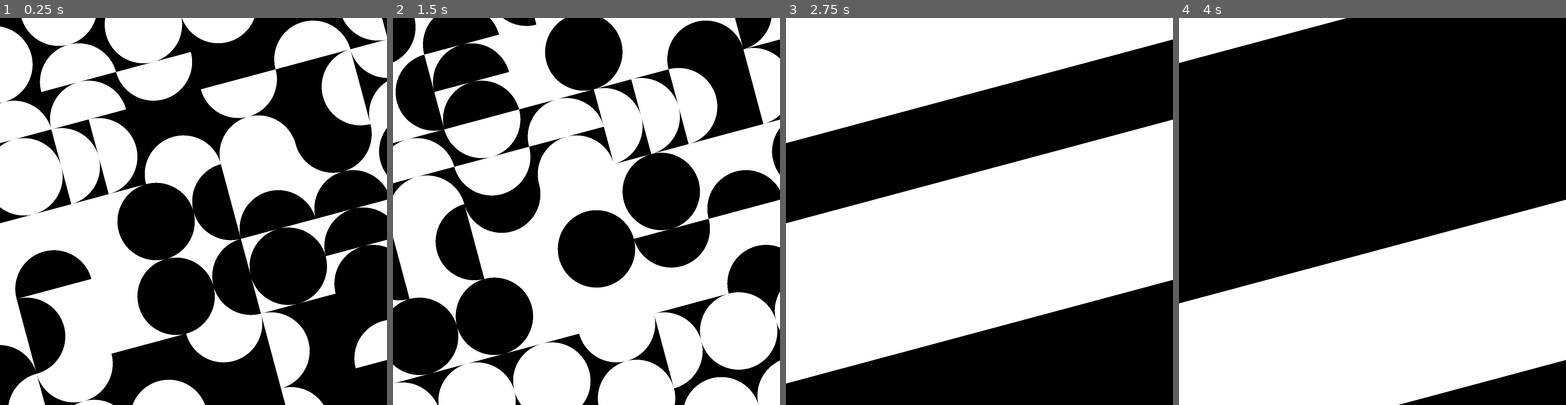
Above: before the commit, frames 1-4 (left to right).
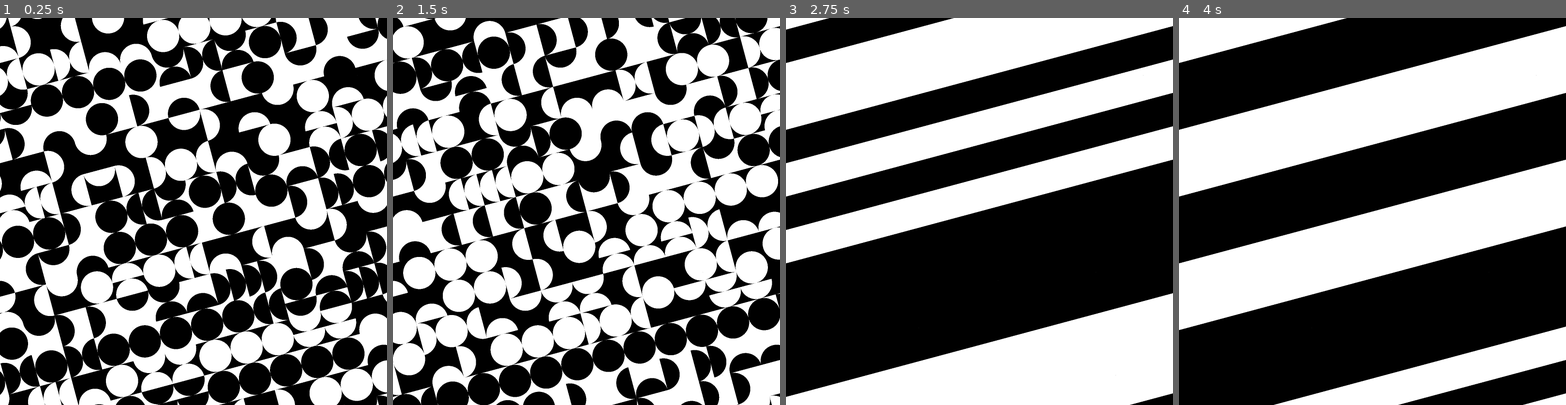
Above: after the commit, the same moments.

Repository: rio-raimundo/Sykora-painting-recreation
Game: Godot game, scene res://scenes/main.tscn
Two runs of this game, one before a commit and one after it. Both use one fixed random seed, a clock stepped at 60 frames per second and the inputs below.
Inputs (mouse positions are in pixels of both pictures, inside the frame that each line leads up to):
- Up to frame 1 (0.25 s): no input
- Up to frame 2 (1.5 s): tap Enter at 0.5 s; move the mouse to (396, 103) at 0.52 s; tap P at 0.6 s; click (396, 103) at 0.67 s; tap Space at 1.25 s; move the mouse to (470, 83) at 1.27 s; hold S from 1.28 s (still down); tap R at 1.35 s; click (470, 83) at 1.42 s
- Up to frame 3 (2.75 s): tap Enter at 2 s; move the mouse to (940, 60) at 2.02 s; release S at 2.03 s; tap H at 2.1 s; click (940, 60) at 2.17 s
- Up to frame 4 (4 s): tap Space at 2.75 s; move the mouse to (1407, 41) at 2.77 s; tap C at 2.85 s; click (1407, 41) at 2.92 s; tap Enter at 3.5 s; move the mouse to (1480, 21) at 3.52 s; hold S from 3.53 s (still down); tap P at 3.6 s; click (1480, 21) at 3.67 s

The runs differ from the first frame. In frame 1, 50% of the frame differs, in the area x 0-100%, y 0-100%; in frame 2, 53%; in frame 3, 63%; in frame 4, 53%.

Commit message:
Added image example

Diff:
--- a/scripts/grid.gd
+++ b/scripts/grid.gd
@@ -2,7 +2,7 @@
 
 # --- INITIALISE VARIABLES
 # Manually declared variables
-const N_CELLS: int = 5
+const N_CELLS: int = 12
 const WORLD_ROTATION: float = -PI/12
 const N_SEMICIRCLE_SEGMENTS: int = 64
 
Binary file added: assets/readme-image.png
Not shown, changed: README.md
